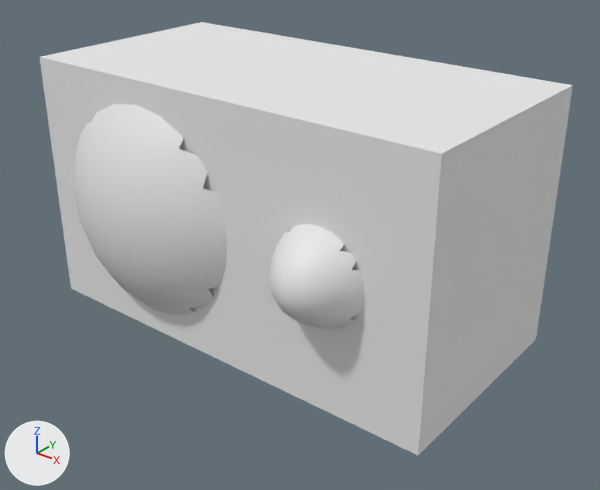
The Blender file NotForBroadcastPOC/Assets/Blender Files/- Machines/Speaker.blend as it was, and as the next commit left it.
Rendered twice from a camera (50 mm lens) standing at (0.42, -0.524, 0.294) and looking at (0.015, -0.018, -0.02). The axes (+X, +Y, +Z) are drawn at lower left. The lights are the same throughout.

The older version as bpy lines, for what is in view:
```python
me_cube = bpy.data.meshes.new('Cube')
me_cube.from_pydata(...)  # a box spanning x -0.5..0.5, y -0.5..0.5, z -0.5..0.5
me_cube.materials.append(mat_material)  # white #e7e7e7
me_sphere = bpy.data.meshes.new('Sphere')
me_sphere.from_pydata(...)  # 69 vertices, 52 faces; spans x -0.707..0.707, y -1.0..-0.653, z -0.707..0.707
me_sphere.polygons.foreach_set('use_smooth', [True] * 52)
me_sphere_001 = bpy.data.meshes.new('Sphere.001')
me_sphere_001.from_pydata(...)  # 69 vertices, 52 faces; spans x -0.707..0.707, y -1.0..-0.653, z -0.707..0.707
me_sphere_001.polygons.foreach_set('use_smooth', [True] * 52)
ob_case = bpy.data.objects.new('Case', me_cube)
ob_case.location = (-0.0103, 0.0, 0.0103)
ob_case.rotation_euler = (0.0, 1.571, 0.0)  # degrees (0, 90, 0)
ob_case.scale = (0.23, 0.2, 0.4)
ob_tweeter = bpy.data.objects.new('Tweeter', me_sphere_001)
ob_tweeter.location = (0.0973, 0.0, 0.0103)
ob_tweeter.rotation_euler = (0.0, 1.571, 0.0)  # degrees (0, 90, 0)
ob_tweeter.scale = (0.0597, 0.138, 0.0597)
ob_woofer = bpy.data.objects.new('Woofer', me_sphere)
ob_woofer.location = (-0.087, 0.0, 0.0103)
ob_woofer.rotation_euler = (0.0, 1.571, 0.0)  # degrees (0, 90, 0)
ob_woofer.scale = (0.138, 0.138, 0.138)
```
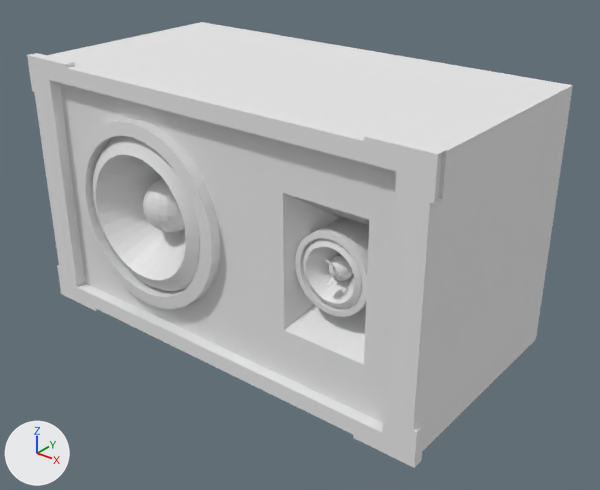
Commit message: Updating the Speaker Blend File

Changed parts and their boxes [x1, y1, x2, y2] in the pictures (600 x 490 px):
'Case', reshaped: before [40, 22, 573, 455]; after [27, 22, 573, 468]
'Woofer', deleted: before [74, 104, 228, 316]
'Sub Woofer', added: after [77, 118, 337, 309]
'Tweeter', reshaped, moved, turned, rescaled: before [269, 224, 365, 329]; after [295, 218, 369, 317]
part 1 of me_sphere_001, added: after [295, 218, 369, 317]
part 2 of me_sphere_001, deleted: before [269, 224, 365, 329]
part 4 of me_cube, added: after [27, 22, 573, 468]

The change in detail:
me_sphere_001 is used by ob_tweeter; location (0.0973, 0.0, 0.0103); rotation (0.0, 1.571, 0.0), in degrees (0, 90, 0); scale (0.0597, 0.138, 0.0597).
me_sphere_001 had 69 vertices, 52 faces and spanned x -0.707..0.707, y -1.0..-0.653, z -0.707..0.707.
me_sphere_001 now has 555 vertices, 514 faces, 4 loose edges and spans x -0.196..-0.086, y 0.056..0.106, z -0.15..-0.083.
me_sphere_001 part 1: 555 vertices added at x -0.196..-0.086, y 0.056..0.106, z -0.15..-0.083.
me_sphere_001 part 2: 69 vertices removed from x -0.707..0.707, y -1.0..-0.653, z -0.707..0.707.
me_sphere_001 part 3: the surface is now shaded flat.
me_cube is used by ob_case; location (-0.0103, 0.0, 0.0103); rotation (0.0, 1.571, 0.0), in degrees (0, 90, 0); scale (0.23, 0.2, 0.4).
me_cube had 8 vertices, 6 faces and spanned x -0.5..0.5, y -0.5..0.5, z -0.5..0.5.
me_cube now has 548 vertices, 515 faces and spans x -0.513..0.513, y -0.55..0.5, z -0.507..0.507.
me_cube part 4: 540 vertices added at x -0.513..0.513, y -0.55..-0.215, z -0.507..0.507.
Mesh me_circle is new.
It has 555 vertices, 514 faces, 4 loose edges and spans x -0.266..0.007, y -0.001..0.124, z -0.19..-0.024.
Object 'Tweeter' (ob_tweeter) turns from (0, 90, 0) to (0, 0, 0) degrees about x, y and z.
Object 'Tweeter' (ob_tweeter) is rescaled from (0.0597, 0.138, 0.0597) to (1.0, 1.0, 1.0).
Object 'Tweeter' (ob_tweeter) moves from (0.0973, 0.0, 0.0103) to (0.2651, -0.148, 0.1268).
Object 'Woofer' (ob_woofer) is deleted.
Object 'Sub Woofer' (ob_sub_woofer) is new; it shows me_circle.
Its location is (0.1008, -0.11, 0.1174).
